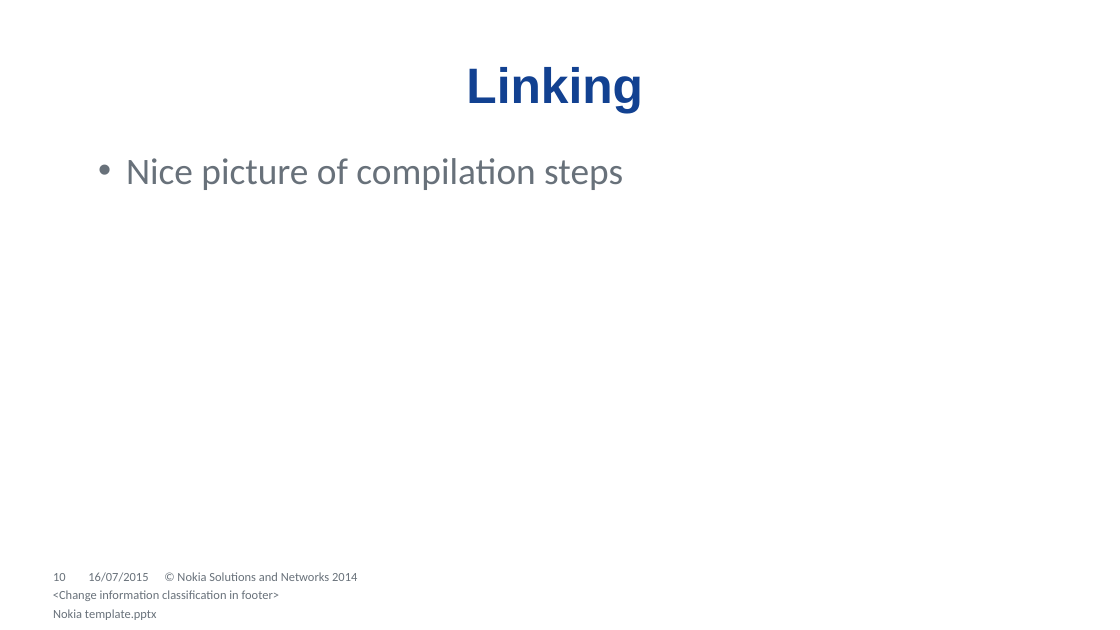
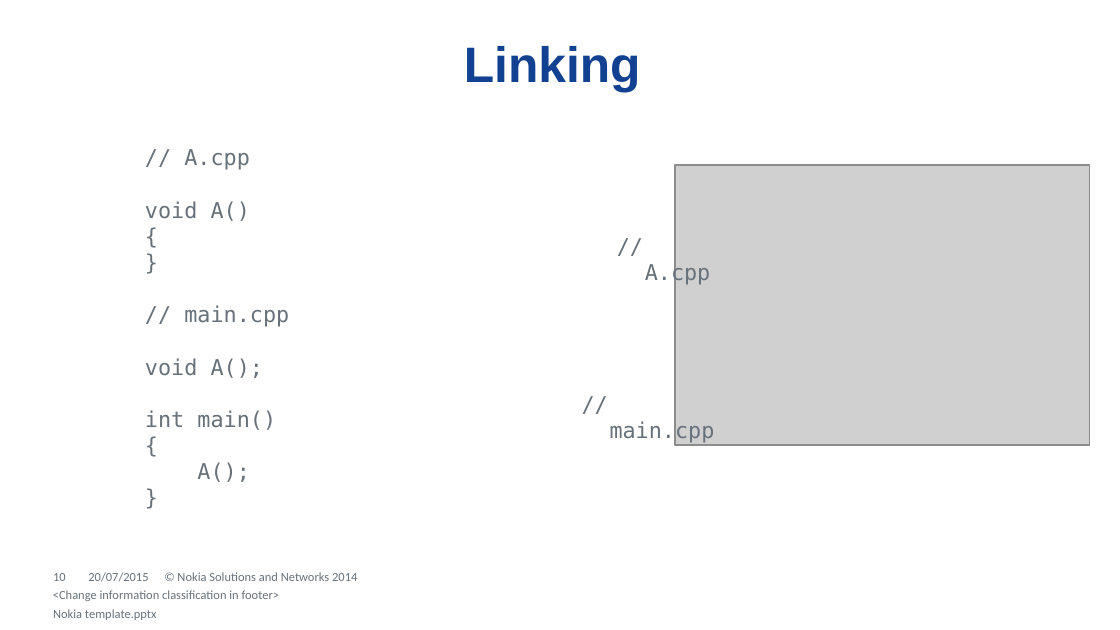
Before and after one commit to dendibakh/Linker, a slide deck: slide 10 of Diving into C++ linker.pptx. Drawn at 1120x630 pixels with LibreOffice and Linux fonts; fonts in the diff are those of the drawing; grey boxes stand for pictures; background and template pictures are left out. Boxes give left, top, right and bottom in pixels: in the first picture for what was removed or moved away, otherwise in the second. Text is boxed around its words. In the diff, an @@ line names an element or a change of style, - is before the commit and + after.

Commit message:
Presentation updated.

```diff
--- a/Diving into C++ linker.pptx
+++ b/Diving into C++ linker.pptx
@@ title "Linking": place and size @@
-title "Linking" at [466, 67, 643, 113]
+title "Linking" at [464, 46, 641, 92]
@@ text added at [145, 149, 289, 482], 14 pt, text #68717A @@
+  // A.cpp
+  void A()
+  {
+  }
+  // main.cpp
+  void A();
+  int main()
+  {
+  A();
+  }
@@ text removed at [126, 158, 623, 190] @@
-  • Nice picture of compilation steps
@@ picture added at [675, 165, 1090, 445] @@
@@ text added at [645, 262, 711, 285], 14 pt, text #68717A @@
+  // A.cpp
@@ text added at [610, 421, 715, 444], 14 pt, text #68717A @@
+  // main.cpp
@@ text at [88, 572, 148, 582]: text changed @@
-16/07/2015
+20/07/2015
```
Also in this commit, not shown: 17 other slides changed, 7 slides added, 3 slides removed, 14 other files.
